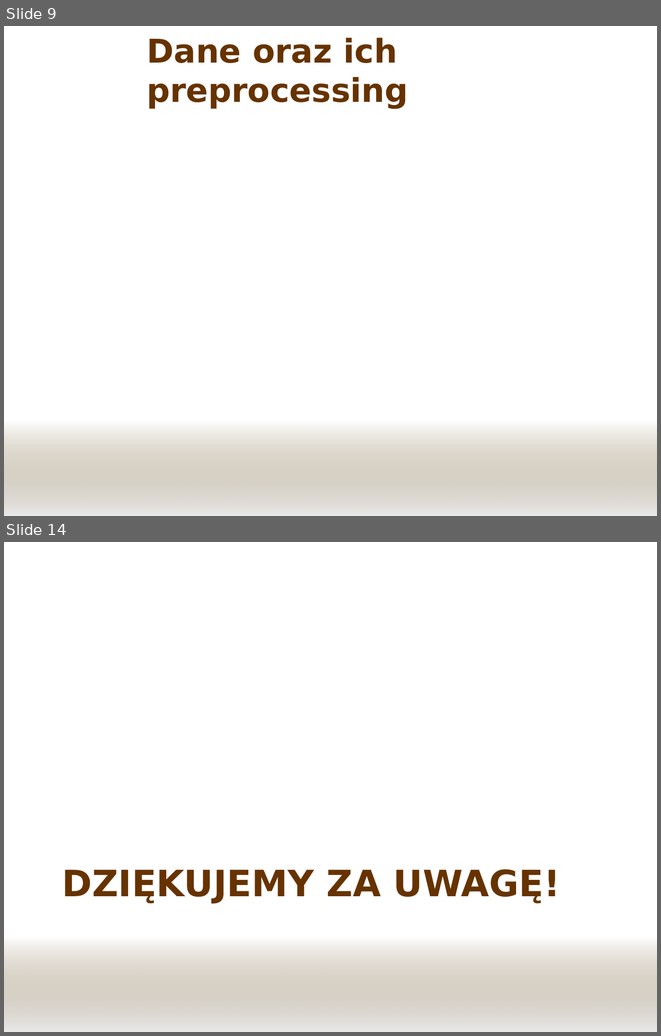
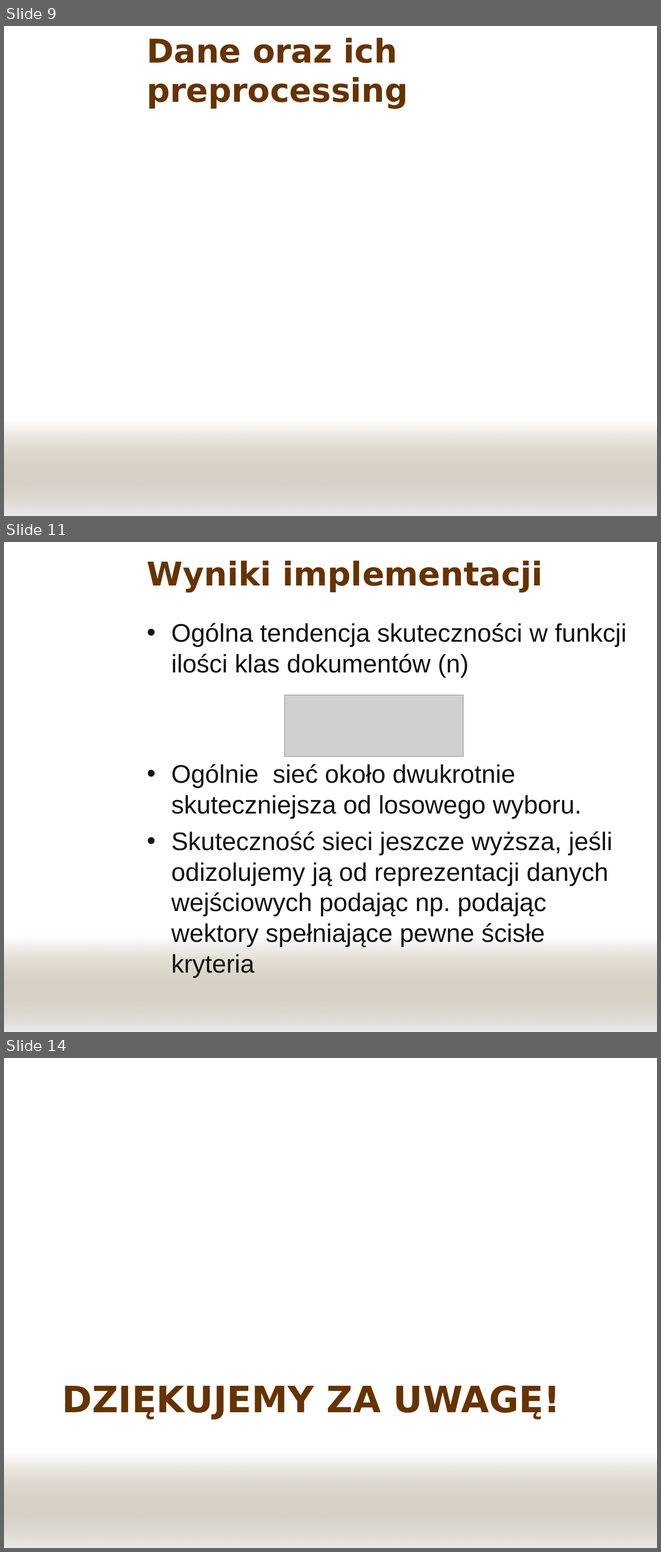
Before and after one commit to panchamk/mini08sn, a slide deck: doc/Prezentacja.ppt. Shown one above the other, each under a label of ours: slides 9 and 14 before the commit, slides 9, 11 and 14 after it; the slides between them are not shown. The pictures are 661x1036 and 661x1552 pixels, drawn with LibreOffice and Linux fonts; fonts in the diff are those of the drawing; grey boxes stand for pictures; background and template pictures are left out. Boxes give left, top, right and bottom in pixels: in the first picture for what was removed or moved away, otherwise in the second. Text is boxed around its words. In the diff, an @@ line names an element or a change of style, - is before the commit and + after.

```diff
--- a/doc/Prezentacja.ppt
+++ b/doc/Prezentacja.ppt
@@ slide 11 added at box(4, 542, 657, 1032), background picture (left out); not listed: 1 template element that a slide beside it also shows @@
@@ title added at box(147, 561, 543, 592), 36 pt, text #663300, bold @@
+Wyniki implementacji
@@ text added at box(171, 623, 627, 977), 28 pt, text #111111 @@
+• Ogólna tendencja skuteczności w funkcji ilości klas dokumentów (n)
+• Ogólnie sieć około dwukrotnie skuteczniejsza od losowego wyboru.
+• Skuteczność sieci jeszcze wyższa, jeśli odizolujemy ją od reprezentacji danych wejściowych podając np. podając wektory spełniające pewne ścisłe kryteria
@@ picture added at box(285, 695, 463, 756) @@
```
Also in this commit, not shown: 3 other slides added, 4 slides removed.
